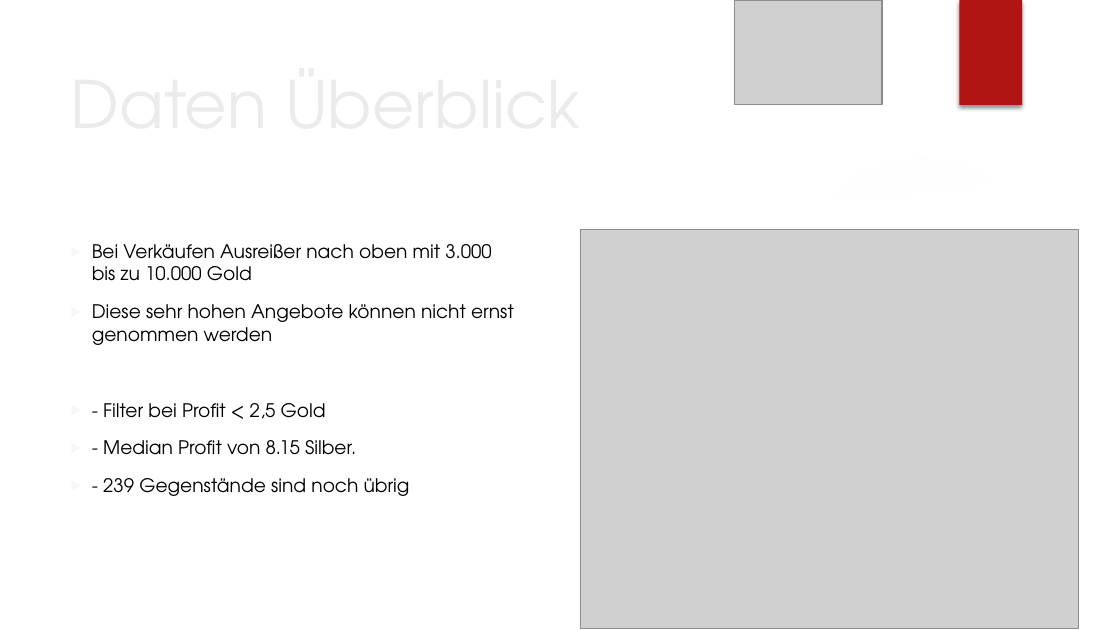
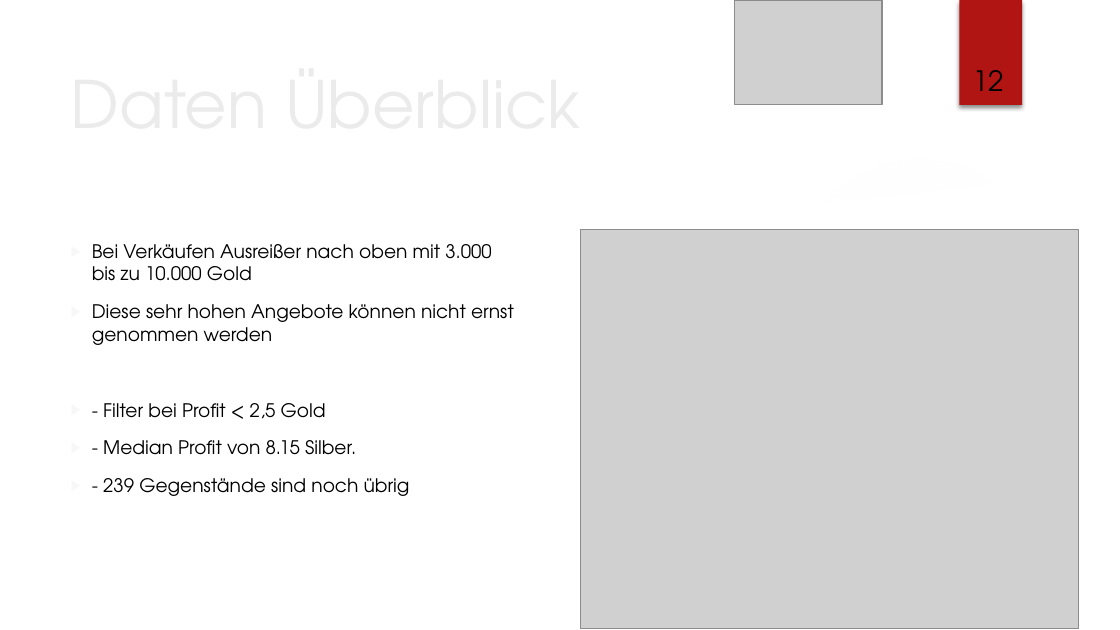
Before and after one commit to lz039/Gw2Trading, a slide deck: slide 12 of reports/presentation_custom_design.pptx (slide 11 before the commit). Drawn at 1120x630 pixels with LibreOffice and Linux fonts; fonts in the diff are those of the drawing; grey boxes stand for pictures; background and template pictures are left out. Boxes give left, top, right and bottom in pixels: in the first picture for what was removed or moved away, otherwise in the second. Text is boxed around its words. In the diff, an @@ line names an element or a change of style, - is before the commit and + after.

```diff
--- a/reports/presentation_custom_design.pptx
+++ b/reports/presentation_custom_design.pptx
@@ page number added at (973,70,1004,91), 18 pt, text #000000 @@
+12
```
Also in this commit, not shown: 25 other slides changed, 1 slide added, 1 other file.
